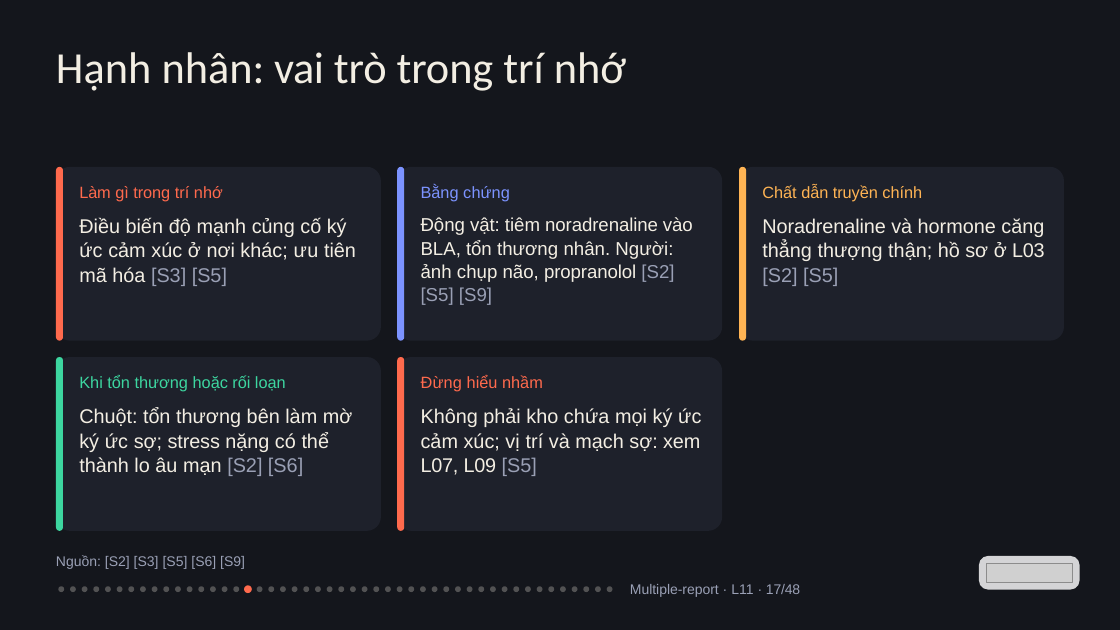
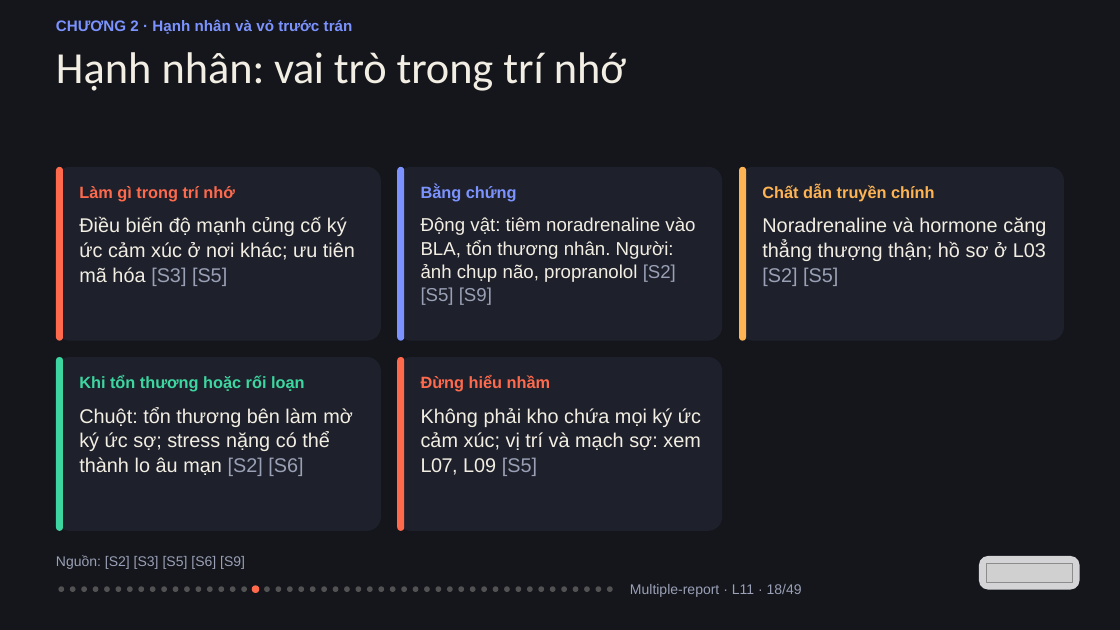
Before and after one commit to vohoailinh90/Multiple-report, a slide deck: slide 18 of lessons/L11/L11.pptx (slide 17 before the commit). Drawn at 1120x630 pixels with LibreOffice and Linux fonts; fonts in the diff are those of the drawing; grey boxes stand for pictures. Boxes give left, top, right and bottom in pixels: in the first picture for what was removed or moved away, otherwise in the second. Text is boxed around its words. In the diff, an @@ line names an element or a change of style, - is before the commit and + after.

```diff
--- a/lessons/L11/L11.pptx
+++ b/lessons/L11/L11.pptx
@@ text added at [56,19,353,34], 19.5 pt, text #7C93FF, bold @@
+CHƯƠNG 2 · Hạnh nhân và vỏ trước trán
@@ text "Làm gì trong trí nhớ" at [79,186,234,202]: letter spacing -0.1 to 0 pt in "Làm trong"; letter spacing 0.1 to 0 pt in "trí"; bold on @@
@@ text "Bằng chứng" at [421,185,517,202]: letter spacing 0.1 to 0 pt in "chứng"; bold on @@
@@ text "Chất dẫn truyền chính" at [762,185,934,202]: letter spacing -0.1 to 0 pt in "Chất truyền"; bold on @@
@@ text "Điều biến độ mạnh củng ..." at [79,217,355,286]: letter spacing 0.2 to 0 pt in "độ"; letter spacing 0.1 to 0 pt in "ức"; letter spacing 0.3 to 0 pt in "ưu"; letter spacing -0.1 to 0 pt in "hóa"; letter spacing 0 to -0.1 pt in "[S3]" @@
@@ text "Động vật: tiêm noradrenaline vào ..." at [421,217,695,305]: letter spacing -0.2 to 0 pt in "vật:"; letter spacing -0.1 to 0 pt in "noradrenaline vào tổn propranolol"; letter spacing 0.1 to 0 pt in "thương" @@
@@ text "Noradrenaline và hormone căng thẳng ..." at [762,217,1046,286]: letter spacing -0.1 to 0 pt in "Noradrenaline sơ"; letter spacing -0.2 to 0 pt in "và"; letter spacing -0.4 to 0 pt in "L03" @@
@@ text "Khi tổn thương hoặc rối ..." at [79,375,305,392]: letter spacing -0.1 to 0 pt in "tổn rối"; bold on @@
@@ text "Đừng hiểu nhầm" at [421,375,551,392]: letter spacing 0.2 to 0 pt in "Đừng"; bold on @@
@@ text "Chuột: tổn thương bên làm ..." at [79,407,353,476]: letter spacing -0.1 to 0 pt in "Chuột: tổn bên sợ; nặng"; letter spacing 0.1 to 0 pt in "ức"; letter spacing -0.2 to 0 pt in "stress"; letter spacing 0 to -0.1 pt in "[S6]" @@
@@ text "Không phải kho chứa mọi ..." at [421,408,701,476]: letter spacing 0.1 to 0 pt in "chứa ức trí"; letter spacing -0.2 to 0 pt in "và xem"; letter spacing -0.1 to 0 pt in "sợ:"; letter spacing -0.4 to -0.7 pt in "L07,"; letter spacing -0.4 to 0 pt in "L09" @@
@@ ellipse: place and size @@
-ellipse at [256,586,262,592]
+ellipse at [241,586,247,592]
@@ ellipse: place and size @@
-ellipse at [244,585,252,593]
+ellipse at [252,585,260,593]
@@ 9 ellipses: place and size @@
-9 ellipses at [222,586,344,592]
+9 ellipses at [218,586,338,592]
@@ ellipse added at [344,586,349,592], fill #F3EEE3 at 28% opacity @@
@@ 10 ellipses: place and size @@
-10 ellipses at [350,586,472,592]
+10 ellipses at [356,586,475,592]
@@ text at [630,584,802,597]: text changed @@
-Multiple-report · L11 · 17/48
+Multiple-report · L11 · 18/49
```
Also in this commit, not shown: 47 other slides changed, 1 slide added, 1 other file.
